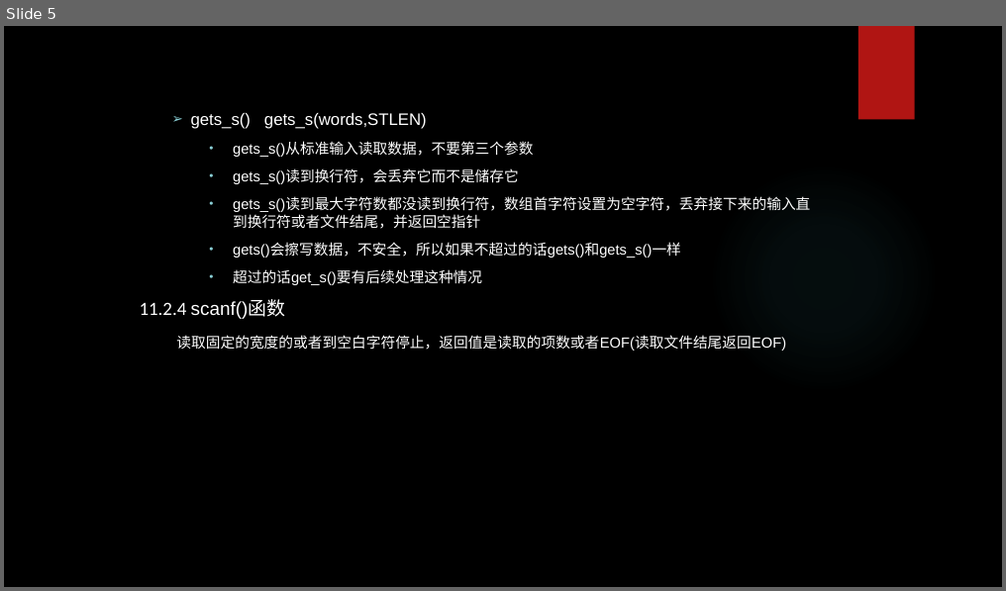
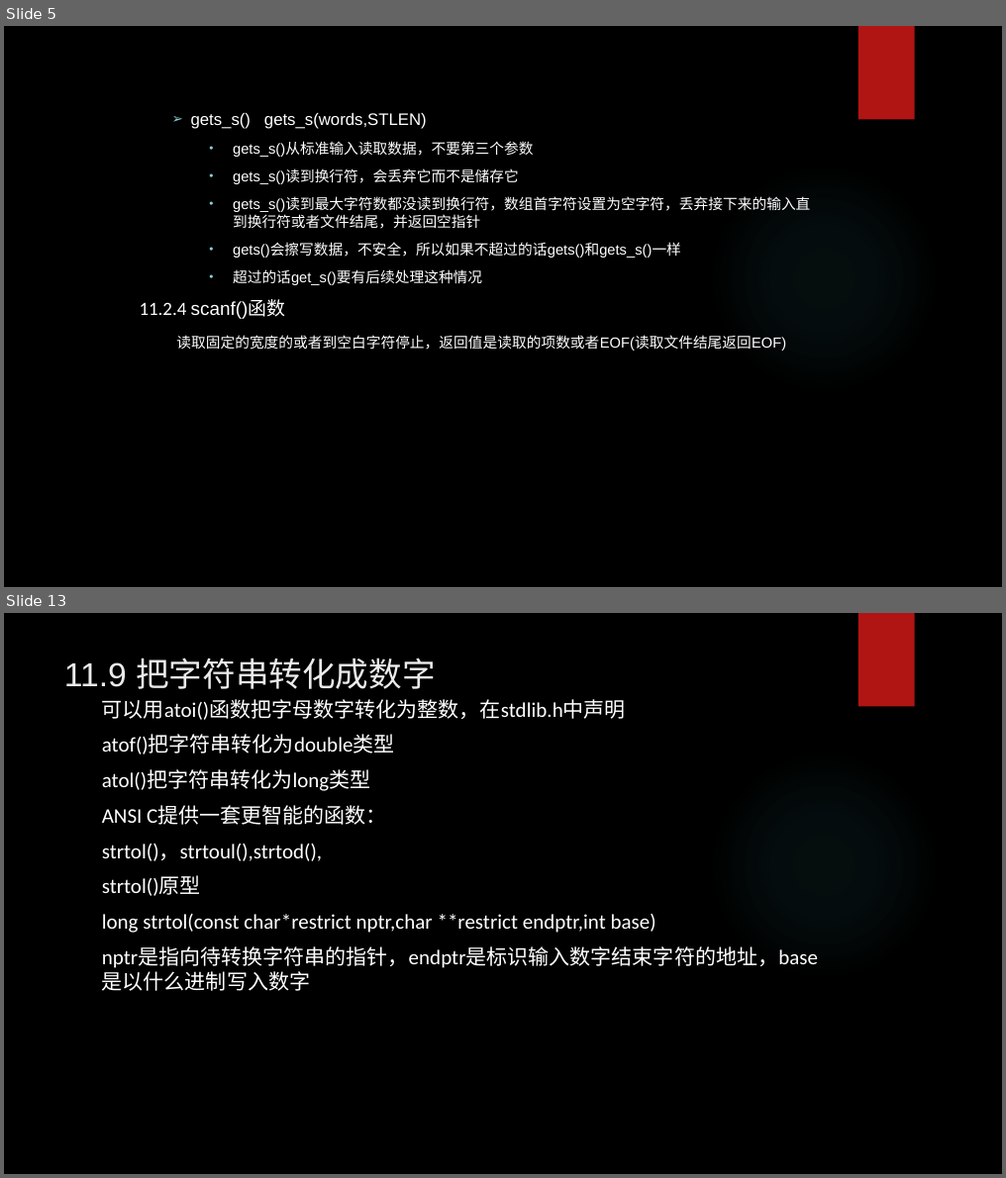
Before and after one commit to tsyin/c_ppt-code, a slide deck: 11字符串和字符串函数.pptx. Shown one above the other, each under a label of ours: slide 5 before the commit, slides 5 and 13 after it; the slides between them are not shown. The pictures are 1006x591 and 1006x1178 pixels, drawn with LibreOffice and Linux fonts; fonts in the diff are those of the drawing; background and template pictures are left out. Boxes give left, top, right and bottom in pixels: in the first picture for what was removed or moved away, otherwise in the second. Text is boxed around its words. In the diff, an @@ line names an element or a change of style, - is before the commit and + after.

```diff
--- a/11字符串和字符串函数.pptx
+++ b/11字符串和字符串函数.pptx
@@ slide 13 added at (4, 613, 1002, 1174), background picture (left out); not listed: 2 template elements that a slide beside it also shows @@
@@ title added at (64, 658, 435, 689), 32 pt, text #EBEBEB @@
+11.9 把字符串转化成数字
@@ text added at (102, 699, 818, 968), 20 pt, text #FFFFFF @@
+可以用atoi()函数把字母数字转化为整数，在stdlib.h中声明
+atof()把字符串转化为double类型
+atol()把字符串转化为long类型
+ANSI C提供一套更智能的函数：
+strtol()，strtoul(),strtod(),
+strtol()原型
+long strtol(const char*restrict nptr,char **restrict endptr,int base)
+nptr是指向待转换字符串的指针，endptr是标识输入数字结束字符的地址，base是以什么进制写入数字
```
Also in this commit, not shown: 1 slide changed, 7 other slides added, 3 other files.
